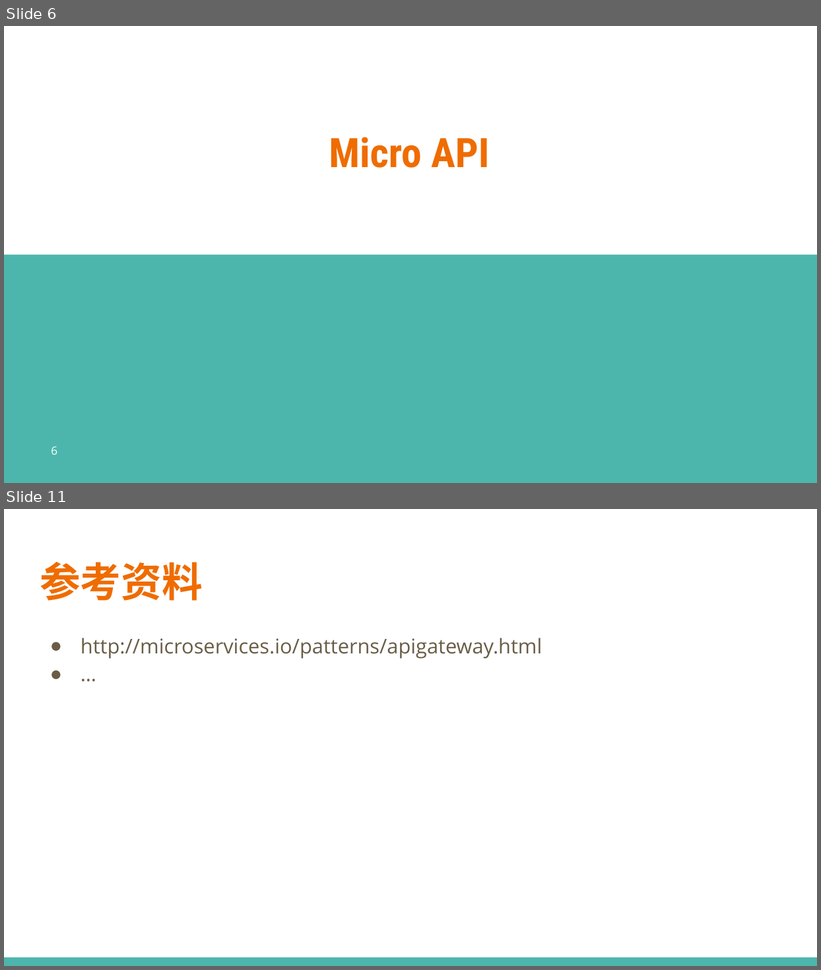
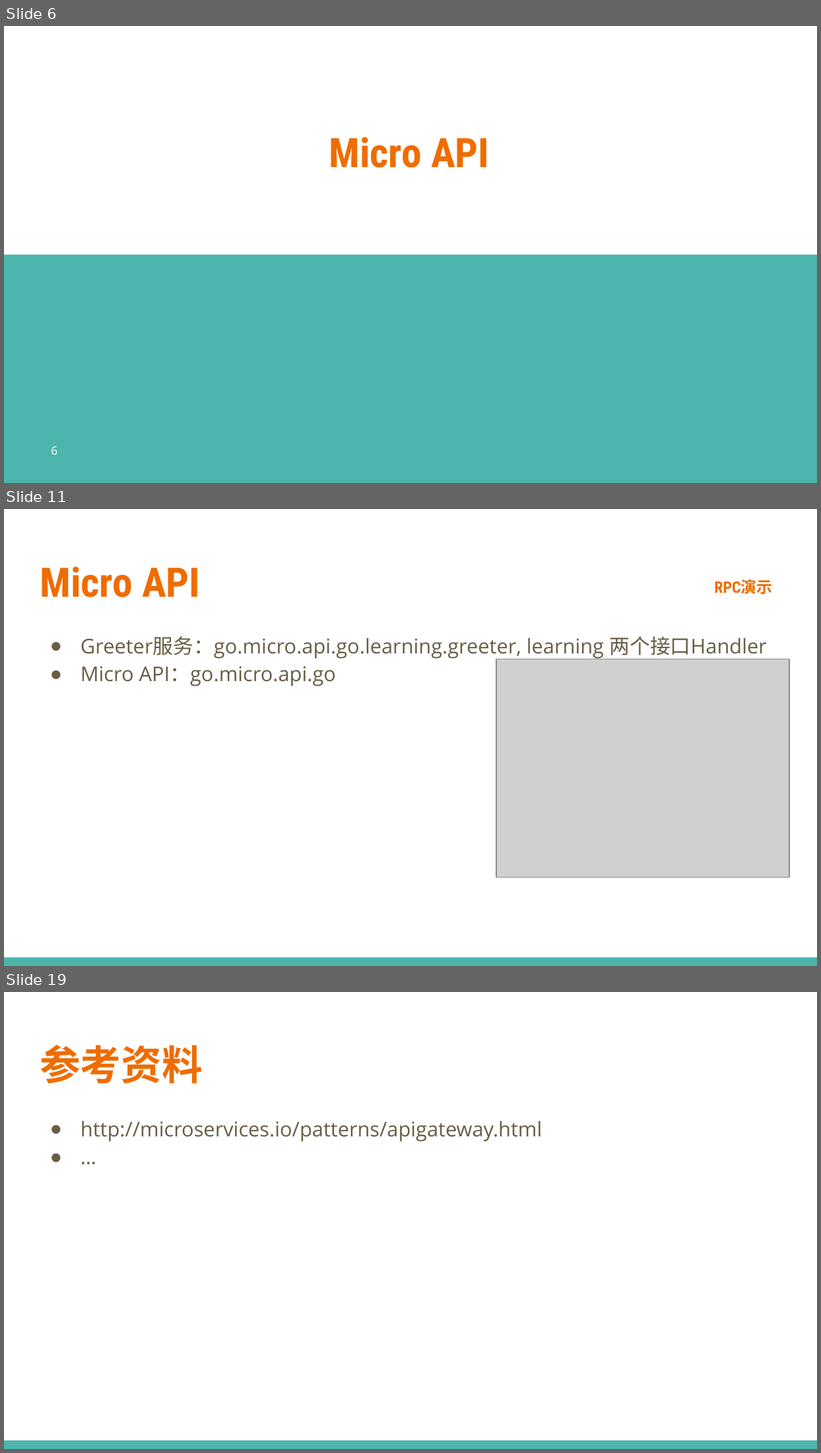
Before and after one commit to printfcoder/stack-rpc-tutorials, a slide deck: others/share/learning-go/【第三期】Micro工具集.pptx. Shown one above the other, each under a label of ours: slides 6 and 11 before the commit, slides 6, 11 and 19 after it; the slides between them are not shown. The pictures are 821x970 and 821x1453 pixels, drawn with LibreOffice and Linux fonts; fonts in the diff are those of the drawing; grey boxes stand for pictures; background and template pictures are left out. Boxes give left, top, right and bottom in pixels: in the first picture for what was removed or moved away, otherwise in the second. Text is boxed around its words. In the diff, an @@ line names an element or a change of style, - is before the commit and + after.

Commit message:
夜读资料 update Micro Proxy

```diff
--- a/others/share/learning-go/【第三期】Micro工具集.pptx
+++ b/others/share/learning-go/【第三期】Micro工具集.pptx
@@ slide 11 added at box(4, 509, 817, 966), background #FFFFFF; not listed: 1 template element that a slide beside it also shows @@
@@ title added at box(40, 566, 200, 597), 36 pt, text #EF6C00, bold @@
+Micro API
@@ text added at box(714, 579, 773, 594), 14 pt, text #EF6C00, bold @@
+RPC演示
@@ text added at box(81, 636, 767, 687), 18 pt, text #695D46 @@
+● Greeter服务：go.micro.api.go.learning.greeter, learning 两个接口Handler
+● Micro API：go.micro.api.go
@@ picture added at box(497, 659, 789, 878) @@
@@ what was slide 11 is now slide 19 @@
```
Also in this commit, not shown: 4 slides changed, 7 other slides added, 17 other files.
